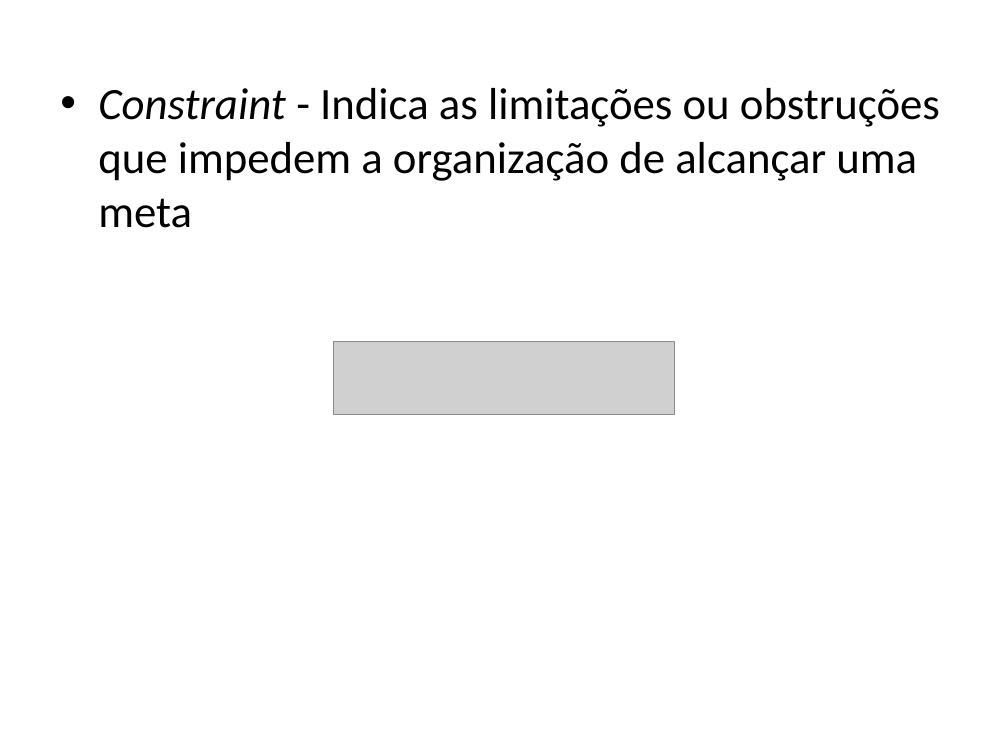
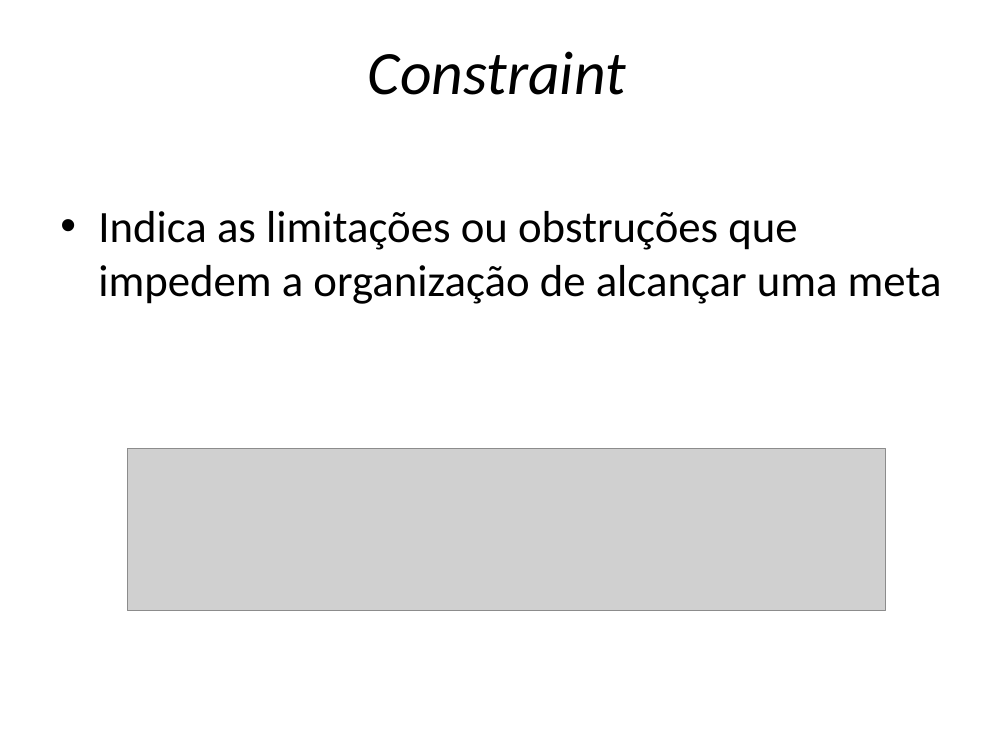
Before and after one commit to Vanzz/Educacao, a slide deck: slide 13 of Archimate/Archimate Curso/Curso Archimate - Aula 3.pptx. Drawn at 1008x756 pixels with LibreOffice and Linux fonts; fonts in the diff are those of the drawing; grey boxes stand for pictures. Boxes give left, top, right and bottom in pixels: in the first picture for what was removed or moved away, otherwise in the second. Text is boxed around its words. In the diff, an @@ line names an element or a change of style, - is before the commit and + after.

```diff
--- a/Archimate/Archimate Curso/Curso Archimate - Aula 3.pptx
+++ b/Archimate/Archimate Curso/Curso Archimate - Aula 3.pptx
@@ title added at box(368, 51, 626, 95), 44 pt, text #000000, italic @@
+Constraint
@@ text at box(98, 211, 942, 304): text changed @@
-• Constraint - Indica as limitações ou obstruções que impedem a organização de alcançar uma meta
+• Indica as limitações ou obstruções que impedem a organização de alcançar uma meta
@@ picture: place and size @@
-picture at box(334, 342, 675, 414)
+picture at box(127, 449, 885, 611)
```
Also in this commit, not shown: 6 other slides changed, 1 slide added, 1 slide removed, 14 other files.
